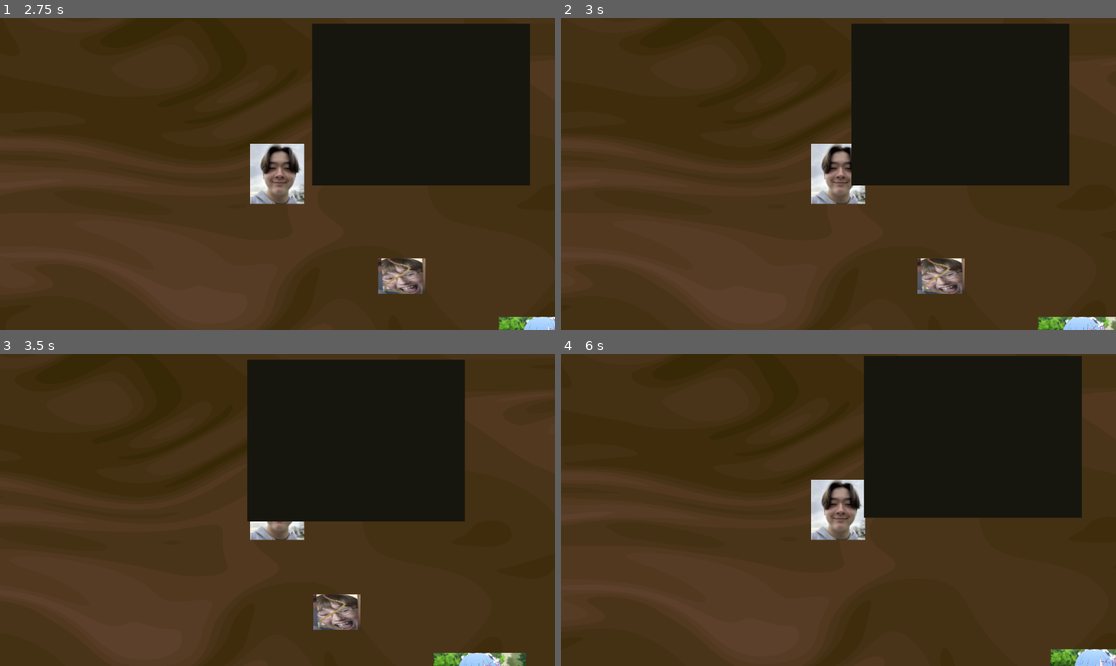
Above: before the commit, frames 1-4 (two rows, left to right).
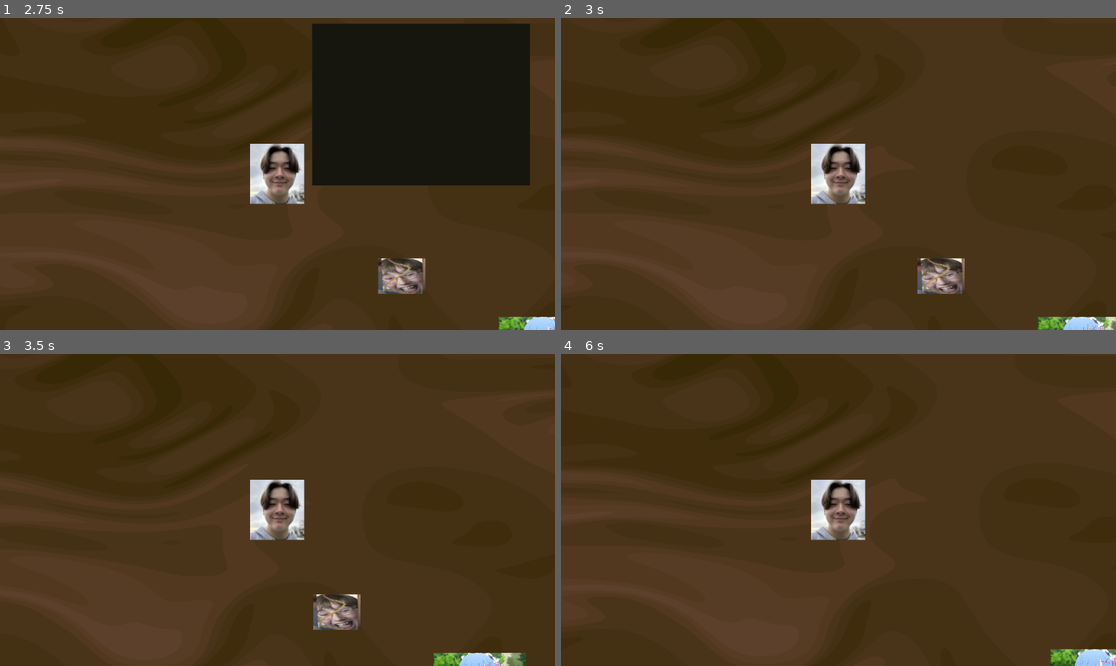
Above: after the commit, the same moments.

Repository: arrowira/shopJam
Game: Godot game, scene res://scenes/main.tscn
Same seed, same stepped clock (60 frames per second), same inputs: the game is played once before the commit and once after it.
Inputs:
- Up to frame 1 (2.75 s): tap Enter at 0.5 s; hold E (eat) 0.53-1.28 s; hold W (up) 0.53-2.03 s; tap E (eat) at 1.35 s; hold D (left) from 2.03 s (still down); hold E (eat) from 2.03 s (still down)
- Up to frame 2 (3 s): keep holding D (left); release E (eat) at 2.78 s; tap E (eat) at 2.85 s
- Up to frame 3 (3.5 s): keep holding D (left)
- Up to frame 4 (6 s): release D (left) at 3.53 s; hold S (down) 3.53-4.28 s; hold E (eat) 3.53-4.28 s; hold A (right) 4.28-5.03 s; tap E (eat) at 4.35, 5.85 s; hold W (up) 5.03-5.78 s; hold E (eat) 5.03-5.78 s; hold A (right) from 5.78 s (still down)

Frame 1 is identical in both runs. In frame 2, 20% of the frame differs, in the area x 52-92%, y 1-54%; in frame 3, 20%; in frame 4, 20%, in the area x 54-94%, y 0-53%.

Commit message:
shop transition animations

Diff:
--- a/new-game-project/scenes/shop.tscn
+++ b/new-game-project/scenes/shop.tscn
@@ -56,7 +56,7 @@
 tracks/0/interp = 1
 tracks/0/loop_wrap = true
 tracks/0/keys = {
-"times": PackedFloat32Array(0, 0.11),
+"times": PackedFloat32Array(0, 0.2),
 "transitions": PackedFloat32Array(1, 1),
 "update": 0,
 "values": [Color(0.09019608, 0.08627451, 0.05490196, 0), Color(0.09019608, 0.08627451, 0.05490196, 1)]
--- a/new-game-project/scripts/shop.gd
+++ b/new-game-project/scripts/shop.gd
@@ -5,8 +5,9 @@
 
 func _on_area_2d_body_entered(body: Node2D) -> void:
 	if body.name == "player":
-		print("in")
+		$AnimationPlayer.play("shopIn")
 
 
 func _on_area_2d_body_exited(body: Node2D) -> void:
-	pass # Replace with function body.
+	if body.name == "player":
+		$AnimationPlayer.play("shopOut")
